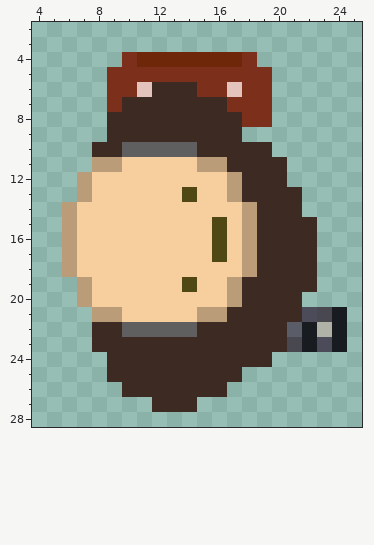
A pixel-art sprite gets an edit: Twardowski/Twardowski/sprites/spr_twardowski_walk_strip2/a088de12-7fd3-4b06-a5c3-0e4493091957.png. Above, as it was before the edit.
The file is 32x32 pixels. Colours within 5 levels of each other are drawn and written as one. Shown: x 4..25, y 2..28.
New version:
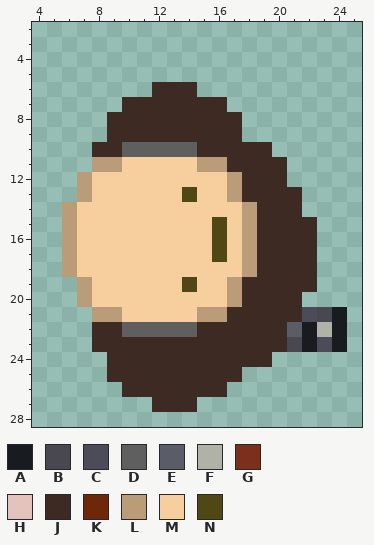
Palette (. is transparent): A #181b20  B #494850  C #4c4b59  D #5f5f5f  E #5a5c68  F #b0b2a7  G #7c2f1b  H #e4c3bc  J #3d2a23  K #6e2709  L #ba9c78  M #f7cf9f  N #4f4714
Diff:
Changed rows in their new state; - is an unchanged pixel.
first column x 9:
 4 -.........-
 5 ...........
 6 ...---.....
 7 .-------...
 8 ---------..
Boxes around the changes in both pictures, in picture pixels (x1, y1, x2, y2):
erased: (107, 52, 272, 127)
